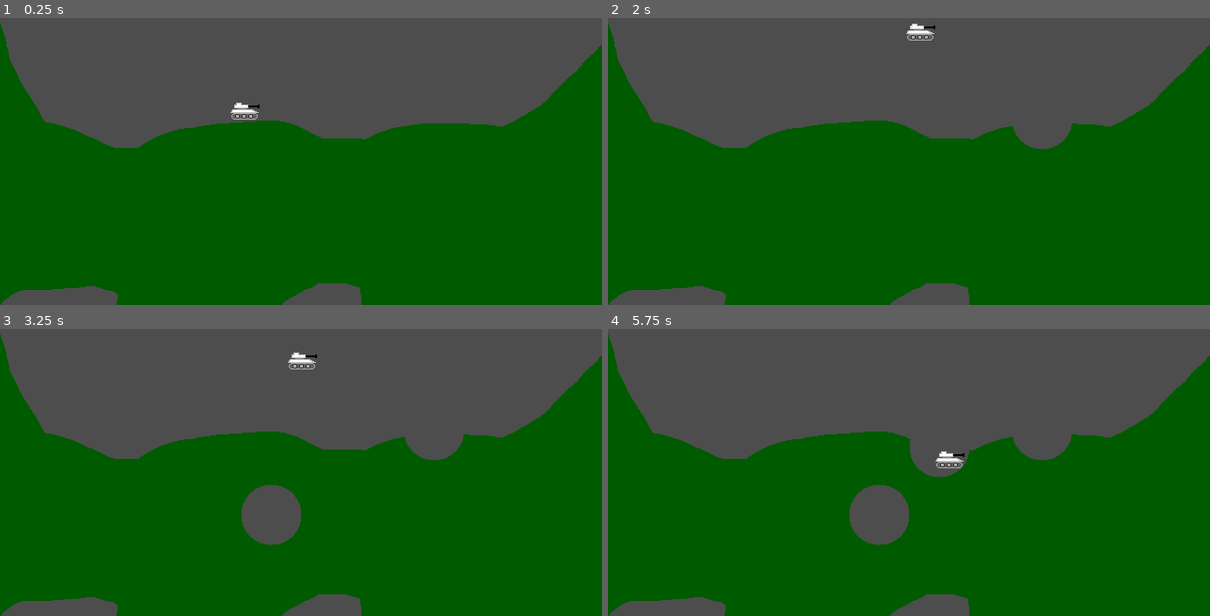
Above: before the commit, frames 1-4 (two rows, left to right).
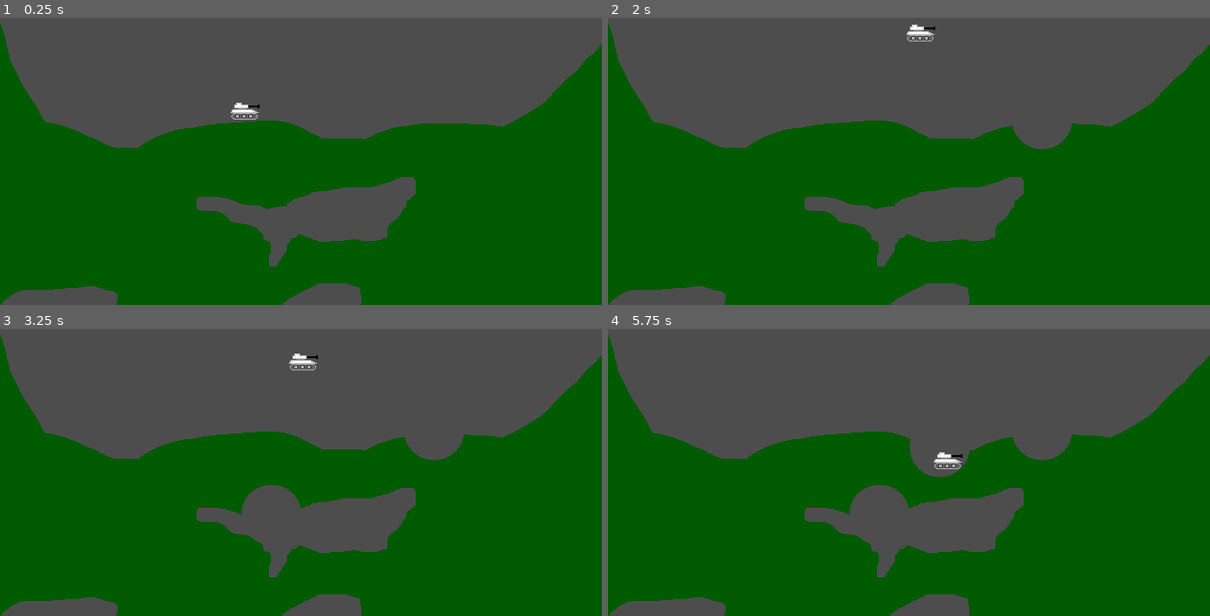
Above: after the commit, the same moments.

Repository: romaindurand/balistica
Game: Godot game, scene res://scenes/game.tscn
Same seed, same stepped clock (60 frames per second), same inputs: the game is played once before the commit and once after it.
Inputs (mouse positions are in pixels of both pictures, inside the frame that each line leads up to):
- Up to frame 1 (0.25 s): no input
- Up to frame 2 (2 s): tap Enter (ui_accept) at 0.5, 0.77, 1.52 s; move the mouse to (1041, 118) at 0.52 s; hold Right (ui_right) from 0.53 s (still down); click (1041, 118) at 0.67 s; move the mouse to (788, 152) at 1.27 s
- Up to frame 3 (3.25 s): move the mouse to (361, 372) at 2.02 s; release Right (ui_right) at 2.03 s; hold Left (ui_left) 2.03-2.78 s; move the mouse to (270, 515) at 2.77 s; hold Right (ui_right) from 2.78 s (still down); click (270, 515) at 2.92 s; tap Enter (ui_accept) at 3.02 s
- Up to frame 4 (5.75 s): move the mouse to (1089, 498) at 3.52 s; tap Enter (ui_accept) at 3.77, 4.52 s; move the mouse to (728, 395) at 4.27 s; release Right (ui_right) at 4.28 s; hold Left (ui_left) 4.28-5.03 s; move the mouse to (939, 446) at 5.02 s; hold Right (ui_right) from 5.03 s (still down); click (939, 446) at 5.17 s

The runs differ from the first frame. In frame 1, 4.8% of the frame differs, in the area x 32-70%, y 55-87%; in frame 2, 4.9%, in the area x 32-70%, y 1-87%; in frame 3, 4.1%; in frame 4, 4.2%.

Commit message:
add linear interpolation to marching squares algorithm to better fit the map curves

Diff:
--- a/scripts/map.gd
+++ b/scripts/map.gd
@@ -9,7 +9,9 @@
 var texture: ImageTexture
 var collision_polygons: Array[CollisionPolygon2D] = []
 
-const STEP := 3
+const STEP := 5
+const SAMPLING_GRID_SIZE := 3
+const SAMPLING_RADIUS_SCALE := 0.75
 
 func _ready():
 	image = sprite.texture.get_image()
@@ -28,7 +30,13 @@
 	collision_polygons.clear()
 
 	var origin := get_image_origin_offset()
-	var loops := MarchingSquares.build_loops_from_image(image, STEP)
+	var loops := MarchingSquares.build_loops_from_image_with_sampling(
+		image,
+		STEP,
+		0.5,
+		SAMPLING_GRID_SIZE,
+		SAMPLING_RADIUS_SCALE
+	)
 
 	for loop in loops:
 		var col := CollisionPolygon2D.new()
--- a/scripts/marching_squares.gd
+++ b/scripts/marching_squares.gd
@@ -7,6 +7,10 @@
 const EDGE_LEFT := 3
 
 static func build_loops_from_image(image: Image, step: int, alpha_threshold: float = 0.5) -> Array[PackedVector2Array]:
+	return build_loops_from_image_with_sampling(image, step, alpha_threshold, 3, 0.75)
+
+
+static func build_loops_from_image_with_sampling(image: Image, step: int, alpha_threshold: float = 0.5, sample_grid_size: int = 3, sample_radius_scale: float = 0.75) -> Array[PackedVector2Array]:
 	if image.is_empty() or step <= 0:
 		return []
 
@@ -14,14 +18,21 @@
 	var height := image.get_height()
 	var grid_w := int(ceil(width / float(step)))
 	var grid_h := int(ceil(height / float(step)))
+	var sampling_grid := maxi(1, sample_grid_size)
+	var sampling_radius := maxf(0.5, step * sample_radius_scale)
 
 	var adjacency: Dictionary = {}
 	var segments: Dictionary = {}
+	var vertex_positions: Dictionary = {}
 
 	# On ajoute une bordure vide autour de la grille pour fermer les contours qui touchent les bords de l'image.
 	for cy in range(-1, grid_h):
 		for cx in range(-1, grid_w):
-			var case_id := _build_case_id(image, cx, cy, step, alpha_threshold)
+			var top_left := _sample_vertex_field(image, cx, cy, step, alpha_threshold, sampling_grid, sampling_radius)
+			var top_right := _sample_vertex_field(image, cx + 1, cy, step, alpha_threshold, sampling_grid, sampling_radius)
+			var bottom_right := _sample_vertex_field(image, cx + 1, cy + 1, step, alpha_threshold, sampling_grid, sampling_radius)
+			var bottom_left := _sample_vertex_field(image, cx, cy + 1, step, alpha_threshold, sampling_grid, sampling_radius)
+			var case_id := _build_case_id(top_left, top_right, bottom_right, bottom_left, alpha_threshold)
 			if case_id == 0 or case_id == 15:
 				continue
 
@@ -29,30 +40,49 @@
 			for edge_pair in case_segments:
 				var p0: Vector2i = _edge_midpoint(cx, cy, edge_pair[0])
 				var p1: Vector2i = _edge_midpoint(cx, cy, edge_pair[1])
+				vertex_positions[p0] = _interpolate_edge_position(cx, cy, edge_pair[0], step, alpha_threshold, top_left, top_right, bottom_right, bottom_left)
+				vertex_positions[p1] = _interpolate_edge_position(cx, cy, edge_pair[1], step, alpha_threshold, top_left, top_right, bottom_right, bottom_left)
 				_add_segment(p0, p1, adjacency, segments)
 
-	return _trace_loops(adjacency, segments, step)
-
-
-static func _build_case_id(image: Image, cell_x: int, cell_y: int, step: int, alpha_threshold: float) -> int:
-	var top_left := _is_solid_vertex(image, cell_x, cell_y, step, alpha_threshold)
-	var top_right := _is_solid_vertex(image, cell_x + 1, cell_y, step, alpha_threshold)
-	var bottom_right := _is_solid_vertex(image, cell_x + 1, cell_y + 1, step, alpha_threshold)
-	var bottom_left := _is_solid_vertex(image, cell_x, cell_y + 1, step, alpha_threshold)
-
-	return (int(top_left) << 3) | (int(top_right) << 2) | (int(bottom_right) << 1) | int(bottom_left)
-
-
-static func _is_solid_vertex(image: Image, vx: int, vy: int, step: int, alpha_threshold: float) -> bool:
-	var px := vx * step
-	var py := vy * step
+	return _trace_loops(adjacency, segments, vertex_positions, step)
+
+
+static func _build_case_id(top_left: float, top_right: float, bottom_right: float, bottom_left: float, alpha_threshold: float) -> int:
+	return (int(top_left > alpha_threshold) << 3) | (int(top_right > alpha_threshold) << 2) | (int(bottom_right > alpha_threshold) << 1) | int(bottom_left > alpha_threshold)
+
+
+static func _sample_vertex_field(image: Image, vx: int, vy: int, step: int, alpha_threshold: float, sample_grid_size: int, sample_radius: float) -> float:
+	var center := Vector2(vx * step, vy * step)
+	if sample_grid_size <= 1:
+		return _sample_binary(image, center, alpha_threshold)
+
+	var total := 0.0
+	var sample_count := 0
+	var span := sample_radius * 2.0
+
+	for sy in range(sample_grid_size):
+		var offset_y := -sample_radius + span * (sy / float(sample_grid_size - 1))
+		for sx in range(sample_grid_size):
+			var offset_x := -sample_radius + span * (sx / float(sample_grid_size - 1))
+			total += _sample_binary(image, center + Vector2(offset_x, offset_y), alpha_threshold)
+			sample_count += 1
+
+	if sample_count == 0:
+		return 0.0
+
+	return total / sample_count
+
+
+static func _sample_binary(image: Image, position: Vector2, alpha_threshold: float) -> float:
+	var px := int(round(position.x))
+	var py := int(round(position.y))
 
 	if px < 0 or py < 0:
-		return false
+		return 0.0
 	if px >= image.get_width() or py >= image.get_height():
-		return false
-
-	return image.get_pixel(px, py).a > alpha_threshold
+		return 0.0
+
+	return 1.0 if image.get_pixel(px, py).a > alpha_threshold else 0.0
 
 
 static func _segments_for_case(case_id: int, cell_x: int, cell_y: int) -> Array:
@@ -110,6 +140,29 @@
 			return Vector2i(hx, hy)
 
 
+static func _interpolate_edge_position(cell_x: int, cell_y: int, edge_id: int, step: int, alpha_threshold: float, top_left: float, top_right: float, bottom_right: float, bottom_left: float) -> Vector2:
+	var origin := Vector2(cell_x * step, cell_y * step)
+
+	match edge_id:
+		EDGE_TOP:
+			return origin + Vector2(_interpolation_factor(top_left, top_right, alpha_threshold) * step, 0.0)
+		EDGE_RIGHT:
+			return origin + Vector2(step, _interpolation_factor(top_right, bottom_right, alpha_threshold) * step)
+		EDGE_BOTTOM:
+			return origin + Vector2(_interpolation_factor(bottom_left, bottom_right, alpha_threshold) * step, step)
+		EDGE_LEFT:
+			return origin + Vector2(0.0, _interpolation_factor(top_left, bottom_left, alpha_threshold) * step)
+		_:
+			return origin
+
+
+static func _interpolation_factor(a: float, b: float, threshold: float) -> float:
+	var delta := b - a
+	if absf(delta) <= 0.00001:
+		return 0.5
+	return clampf((threshold - a) / delta, 0.0, 1.0)
+
+
 static func _add_segment(p0: Vector2i, p1: Vector2i, adjacency: Dictionary, segments: Dictionary):
 	if p0 == p1:
 		return
@@ -148,7 +201,7 @@
 	return a.y <= b.y
 
 
-static func _trace_loops(adjacency: Dictionary, segments: Dictionary, step: int) -> Array[PackedVector2Array]:
+static func _trace_loops(adjacency: Dictionary, segments: Dictionary, vertex_positions: Dictionary, step: int) -> Array[PackedVector2Array]:
 	var loops: Array[PackedVector2Array] = []
 	var visited: Dictionary = {}
 	var segment_keys: Array = segments.keys()
@@ -191,7 +244,7 @@
 
 		# On supprime le dernier point identique au premier; CollisionPolygon2D ferme déjà la boucle.
 		loop_vertices.pop_back()
-		var polygon := _to_polygon(loop_vertices, step)
+		var polygon := _to_polygon(loop_vertices, vertex_positions, step)
 		if polygon.size() >= 3:
 			loops.append(polygon)
 
@@ -220,8 +273,11 @@
 	return Vector2i(2147483647, 2147483647)
 
 
-static func _to_polygon(vertices: Array[Vector2i], step: int) -> PackedVector2Array:
+static func _to_polygon(vertices: Array[Vector2i], vertex_positions: Dictionary, step: int) -> PackedVector2Array:
 	var polygon := PackedVector2Array()
 	for v in vertices:
-		polygon.append(Vector2(v.x * step * 0.5, v.y * step * 0.5))
+		if vertex_positions.has(v):
+			polygon.append(vertex_positions[v])
+		else:
+			polygon.append(Vector2(v.x * step * 0.5, v.y * step * 0.5))
 	return polygon
Binary file changed: assets/map.png
